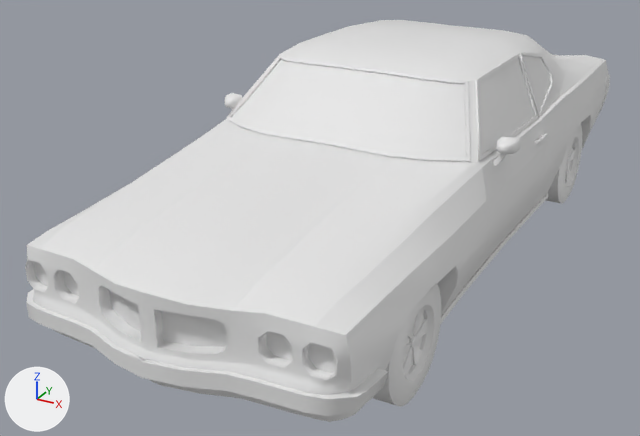
An edit to the OBJ model 3DProject/assets/car.obj, drawn before and after from the same camera.
One viewpoint serves both versions: a 50 mm camera at (1.48, -3.34, 1.7) aimed at (-0.21, -0.27, 0.17). Every picture has the same lights, and +X, +Y and +Z are marked at lower left. Where no turn or scale is listed for an object, it has been applied to the vertices.
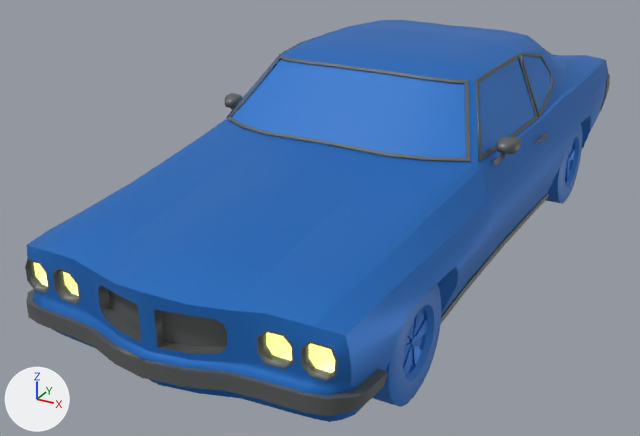
Boxes [x1, y1, x2, y2] around the edits, measured in the pictures (640 x 436 px):
'Object_6', recoloured (white to blue)
    both: [27, 20, 609, 422]
'Object_7', recoloured (white to blue)
    both: [231, 53, 551, 162]
'Object_4', recoloured
    both: [25, 32, 610, 416]
'Object_15', recoloured (grey to blue)
    both: [373, 124, 583, 407]
'Object_9', recoloured (grey to beige)
    both: [34, 262, 335, 373]
'Object_14', recoloured (grey to blue)
    both: [403, 140, 575, 375]
'Object_8', recoloured (grey to blue)
    both: [437, 116, 590, 312]
'Object_13', recoloured (grey to blue)
    both: [403, 142, 575, 374]

The change in detail:
Picture 'car_body.jpg' (img_car_body_jpg) is new.
Material 'Light01' (mat_light01) is new.
Its base color is (1.0, 1.0, 1.0) (white #ffffff).
Its metallic is 1.0.
Its roughness is 1.0.
Its emission color is (0.965, 1.0, 0.188) (yellow #fbff78).
Its emission strength is 1.0.
Material 'Bottom' (mat_bottom) is new.
Its texture is img_car_body_jpg.
Material 'Window' (mat_window) is new.
Its texture is img_car_body_jpg.
Material 'Body' (mat_body) is new.
Its texture is img_car_body_jpg.
Its metallic is 0.5.
Material 'Border' (mat_border) is new.
Its base color is (0.152, 0.161, 0.161) (grey #6d7070).
Its metallic is 0.5.
Material 'Wheel03' (mat_wheel03) is new.
Its texture is img_car_body_jpg.
Material 'Wheel02' (mat_wheel02) is new.
Its texture is img_car_body_jpg.
Its metallic is 0.5.
Material 'Wheel01' (mat_wheel01) is new.
Its texture is img_car_body_jpg.
me_object_13 has 224 vertices, 204 faces and spans x -0.59..0.57, y -1.16..0.96, z 0.09..0.31.
me_object_13 now uses material mat_wheel01 (picture img_car_body_jpg).
me_object_14 has 644 vertices, 1084 faces and spans x -0.59..0.57, y -1.17..0.97, z 0.1..0.31.
me_object_14 now uses material mat_wheel02 (picture img_car_body_jpg).
me_object_15 has 576 vertices, 1048 faces and spans x -0.6..0.59, y -1.27..1.07, z -0.01..0.41.
me_object_15 now uses material mat_wheel03 (picture img_car_body_jpg).
me_object_4 has 1642 vertices, 3052 faces and spans x -0.65..0.63, y -1.7..1.64, z 0.11..0.86.
me_object_4 now uses material mat_border (grey #6d7070).
me_object_6 has 651 vertices, 1059 faces and spans x -0.64..0.63, y -1.68..1.62, z 0.13..0.89.
me_object_6 now uses material mat_body (picture img_car_body_jpg).
me_object_7 has 92 vertices, 99 faces and spans x -0.57..0.55, y -0.61..1.0, z 0.58..0.85.
me_object_7 now uses material mat_window (picture img_car_body_jpg).
me_object_8 has 153 vertices, 204 faces and spans x -0.64..0.62, y -1.63..1.62, z 0.13..0.41.
me_object_8 now uses material mat_bottom (picture img_car_body_jpg).
me_object_9 has 68 vertices, 94 faces and spans x -0.566..0.549, y -1.536, z 0.349..0.451.
me_object_9 now uses material mat_light01 (white #ffffff).
